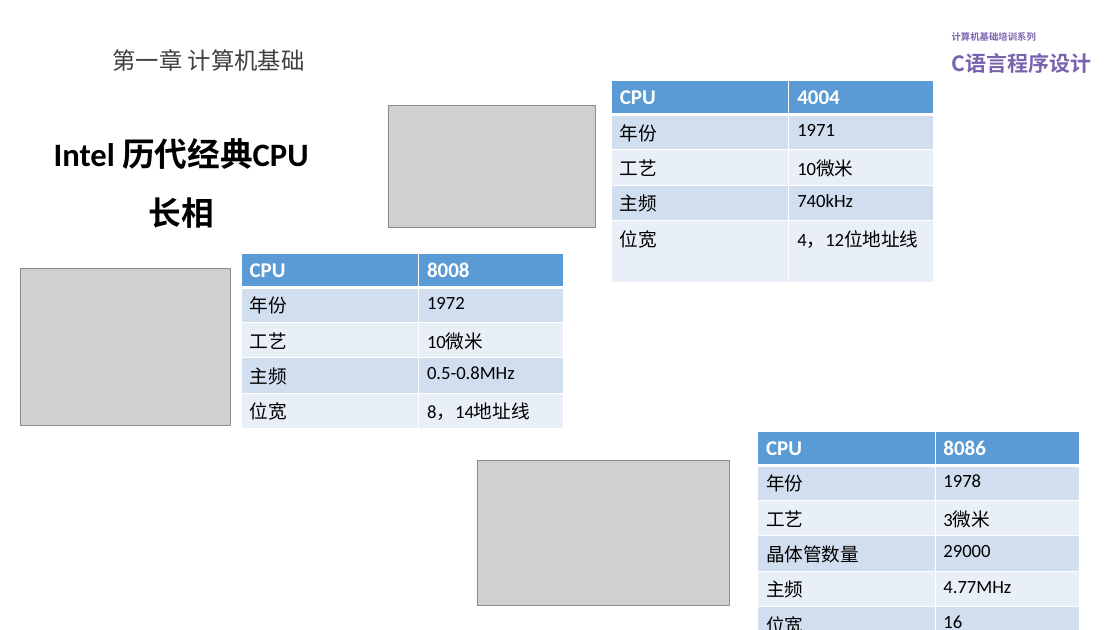
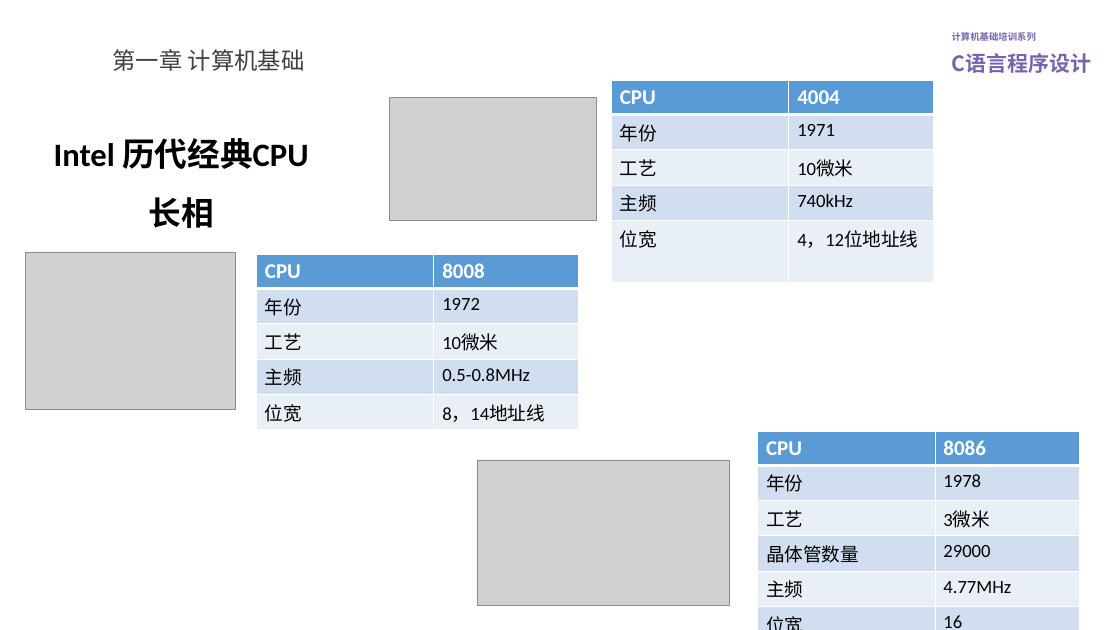
Before and after one commit to lovegce/training-courseware, a slide deck: slide 9 of C语言程序设计.pptx. Drawn at 1120x630 pixels with LibreOffice and Linux fonts; fonts in the diff are those of the drawing; grey boxes stand for pictures; background and template pictures are left out. Boxes give left, top, right and bottom in pixels: in the first picture for what was removed or moved away, otherwise in the second. Text is boxed around its words. In the diff, an @@ line names an element or a change of style, - is before the commit and + after.

```diff
--- a/C语言程序设计.pptx
+++ b/C语言程序设计.pptx
@@ picture: place and size @@
-picture at (388, 106, 596, 229)
+picture at (390, 97, 597, 220)
@@ picture: place and size @@
-picture at (20, 268, 230, 426)
+picture at (25, 252, 235, 410)
@@ table: place and size @@
-table at (241, 253, 563, 440)
+table at (256, 255, 578, 426)
```
Also in this commit, not shown: 7 other slides changed, 5 slides added, 1 other file.
